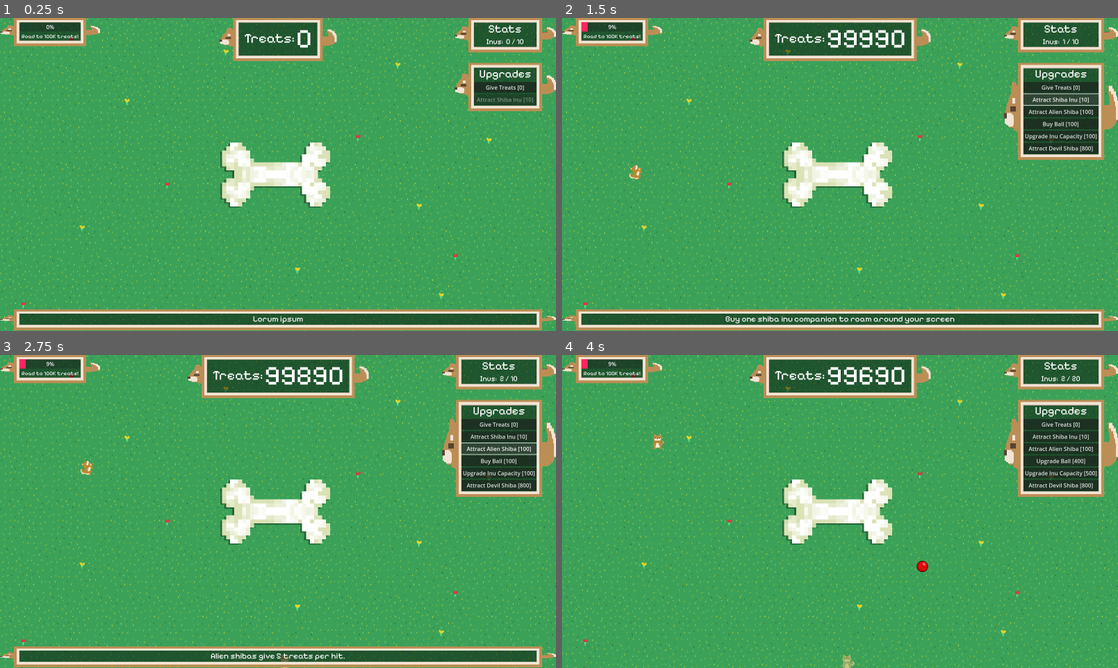
Above: before the commit, frames 1-4 (two rows, left to right).
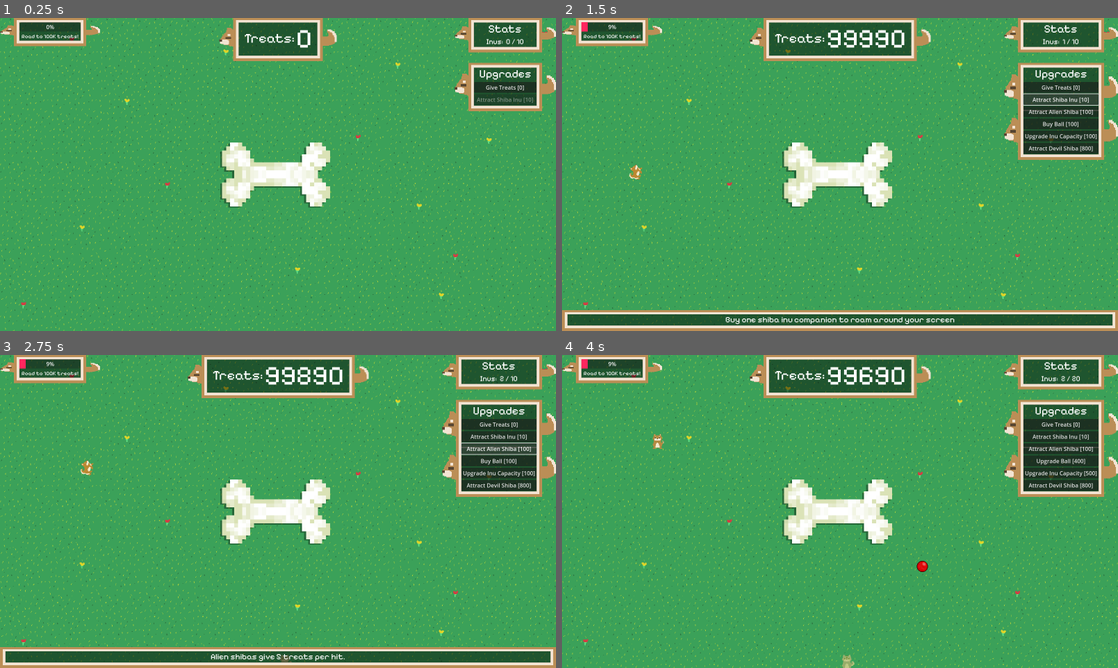
Above: after the commit, the same moments.

Repository: ejmejm/ShibaIdle
Game: Godot game, scene res://scenes/root.tscn
Two runs of this game, one before a commit and one after it. Both use one fixed random seed, a clock stepped at 60 frames per second and the inputs below.
Inputs:
- Up to frame 1 (0.25 s): no input
- Up to frame 2 (1.5 s): click "Give Treats [0]" at 0.5 s; click "Attract Shiba Inu [10]" at 1.25 s
- Up to frame 3 (2.75 s): click "Attract Alien Shiba [100]" at 2 s
- Up to frame 4 (4 s): click "Buy Ball [100]" at 2.75 s; click "Upgrade Inu Capacity [100]" at 3.5 s

The runs differ from the first frame. In frame 1, 6.4% of the frame differs, in the area x 0-100%, y 93-100%; in frame 2, 2.9%; in frame 3, 2.8%; in frame 4, 0.9%.

Commit message:
Minor UI theme improvement

Diff:
--- a/scenes/root.tscn
+++ b/scenes/root.tscn
@@ -10,6 +10,7 @@
 [ext_resource type="Script" path="res://scenes/buff_decay.gd" id="7_ndddy"]
 [ext_resource type="Script" path="res://scripts/max_creature_count_update.gd" id="7_sectu"]
 [ext_resource type="Theme" uid="uid://kpuvauydmypn" path="res://themes/inu_theme.tres" id="8_1tbu2"]
+[ext_resource type="Theme" uid="uid://bldcxper7r8tf" path="res://themes/inu_simple_theme.tres" id="8_x3hy1"]
 [ext_resource type="PackedScene" uid="uid://bh8uegvyvlaad" path="res://scenes/ball.tscn" id="9_rdu7f"]
 [ext_resource type="Script" path="res://scripts/progress_bar.gd" id="10_0ld48"]
 [ext_resource type="AudioStream" uid="uid://cpu10ugppkfrf" path="res://audio/BACKGROUND.mp3" id="11_m2gjb"]
@@ -137,17 +138,20 @@
 
 [node name="DescriptionPanel" type="PanelContainer" parent="UICanvas"]
 unique_name_in_owner = true
+visible = false
 anchors_preset = 7
 anchor_left = 0.5
 anchor_top = 1.0
 anchor_right = 0.5
 anchor_bottom = 1.0
 offset_left = -800.0
-offset_top = -43.0
+offset_top = -60.0
 offset_right = 800.0
+offset_bottom = 2.0
 grow_horizontal = 2
 grow_vertical = 0
 size_flags_vertical = 8
+theme = ExtResource("8_x3hy1")
 
 [node name="MarginContainer" type="MarginContainer" parent="UICanvas/DescriptionPanel"]
 layout_mode = 2
--- /dev/null
+++ b/themes/inu_simple_theme.tres
@@ -0,0 +1,17 @@
+[gd_resource type="Theme" load_steps=4 format=3 uid="uid://bldcxper7r8tf"]
+
+[ext_resource type="FontFile" uid="uid://dmryibx0d1idd" path="res://themes/PixelifySans-VariableFont_wght.ttf" id="1_tqbbb"]
+[ext_resource type="Texture2D" uid="uid://d2v56aulvkmpb" path="res://sprites/Border.png" id="2_v37ar"]
+
+[sub_resource type="StyleBoxTexture" id="StyleBoxTexture_gbemd"]
+texture = ExtResource("2_v37ar")
+texture_margin_left = 17.0
+texture_margin_top = 12.0
+texture_margin_right = 17.0
+texture_margin_bottom = 20.0
+axis_stretch_vertical = 2
+region_rect = Rect2(39.9634, 0.028986, 360.155, 159.971)
+
+[resource]
+Label/fonts/font = ExtResource("1_tqbbb")
+PanelContainer/styles/panel = SubResource("StyleBoxTexture_gbemd")
--- a/themes/inu_theme.tres
+++ b/themes/inu_theme.tres
@@ -9,6 +9,7 @@
 texture_margin_top = 12.0
 texture_margin_right = 56.0
 texture_margin_bottom = 20.0
+axis_stretch_vertical = 2
 
 [resource]
 Label/fonts/font = ExtResource("1_fey60")
Not shown: 1 places in scenes/root.tscn that only renumber resources
